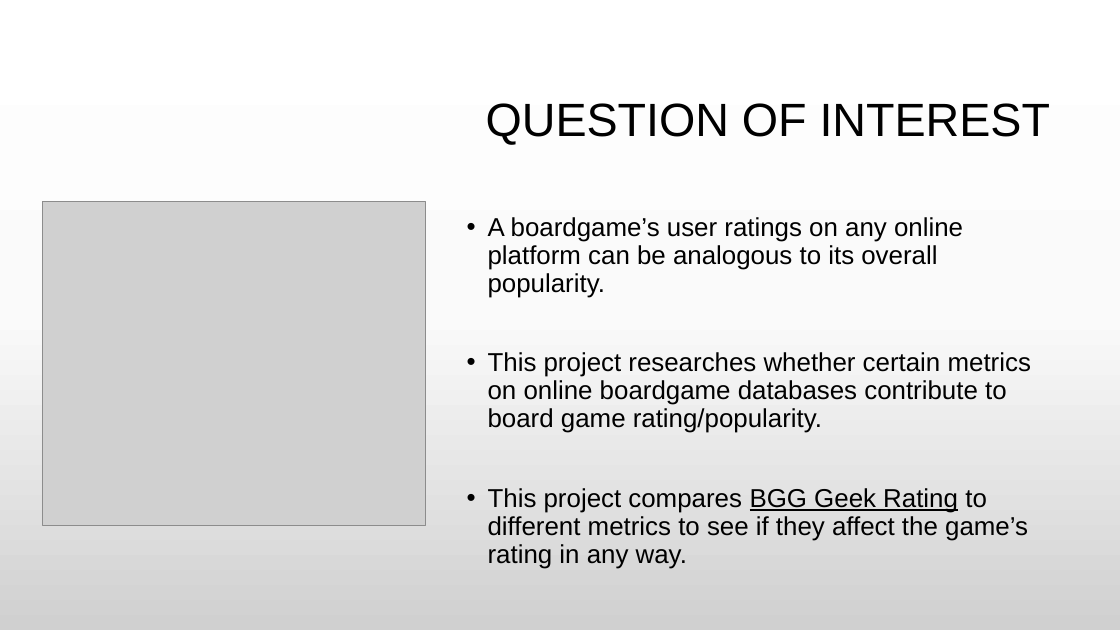
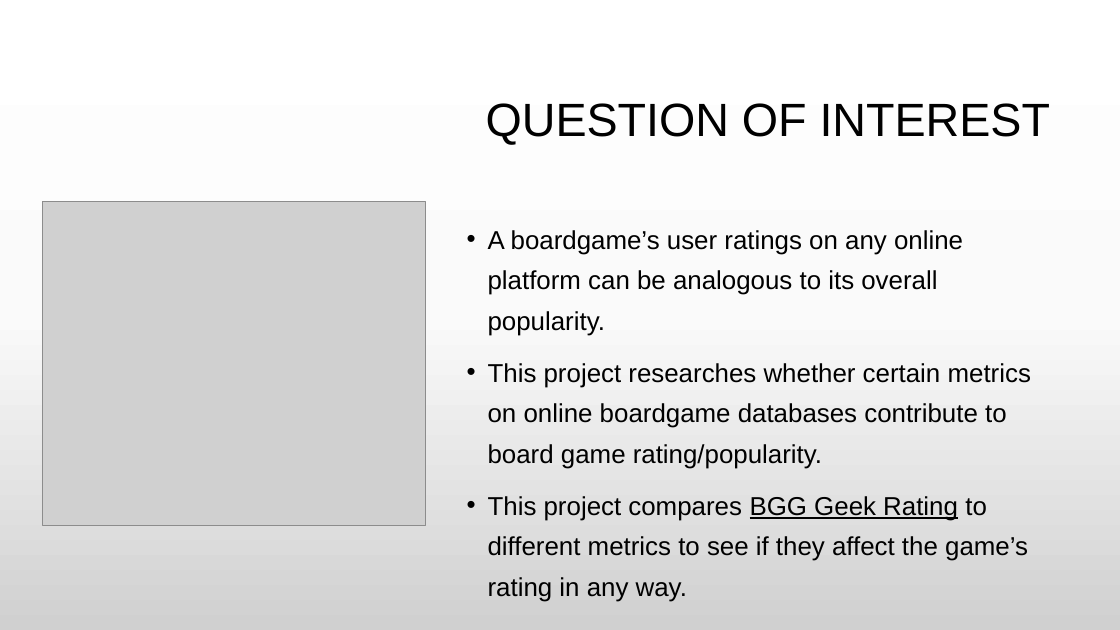
Before and after one commit to suhitasva/Python_EDA_Project_SVA, a slide deck: slide 2 of Boardgame_analysis_presentation.pptx. Drawn at 1120x630 pixels with LibreOffice and Linux fonts; fonts in the diff are those of the drawing; grey boxes stand for pictures; background and template pictures are left out. Boxes give left, top, right and bottom in pixels: in the first picture for what was removed or moved away, otherwise in the second. Text is boxed around its words. In the diff, an @@ line names an element or a change of style, - is before the commit and + after.

```diff
--- a/Boardgame_analysis_presentation.pptx
+++ b/Boardgame_analysis_presentation.pptx
@@ text "A boardgame’s user ratings on ..." at <box>488,230,1031,561</box>: line spacing 0.9 to 1.3 @@
```
Also in this commit, not shown: 1 other slide changed, 10 slides added, 1 slide removed.
